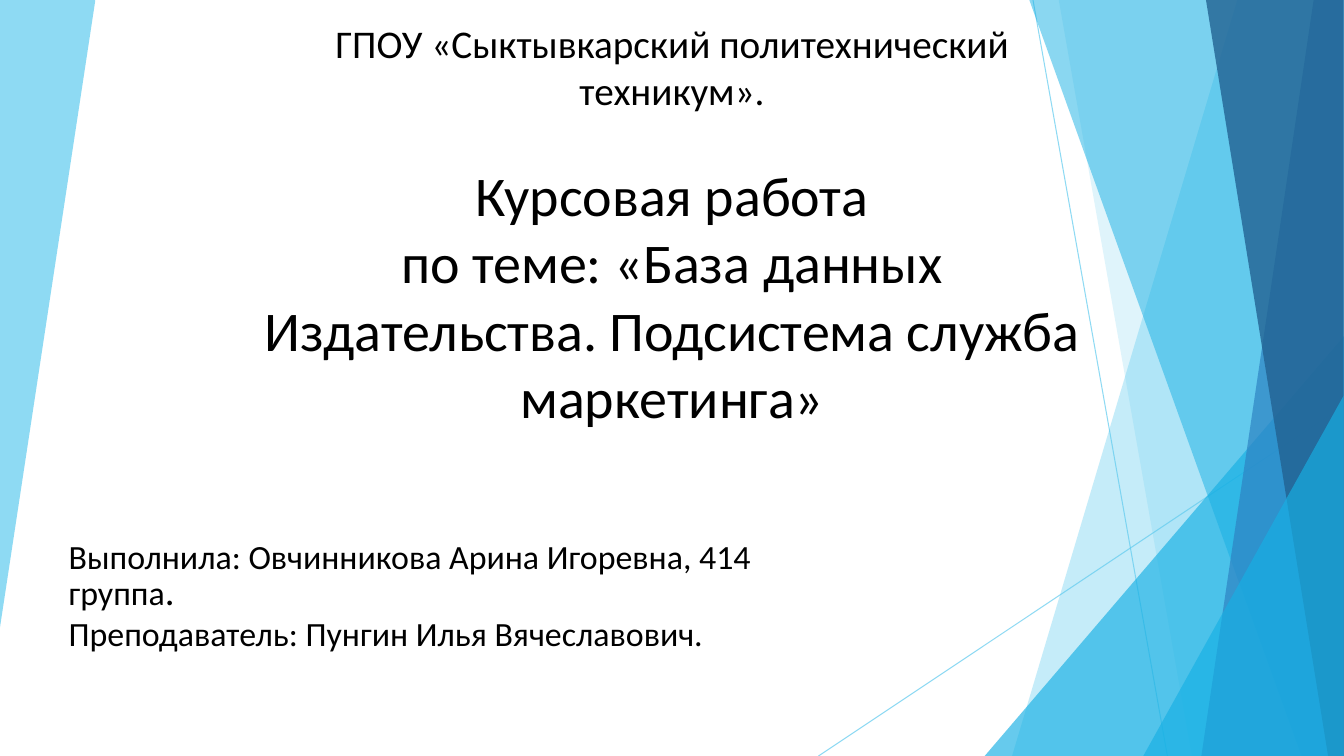
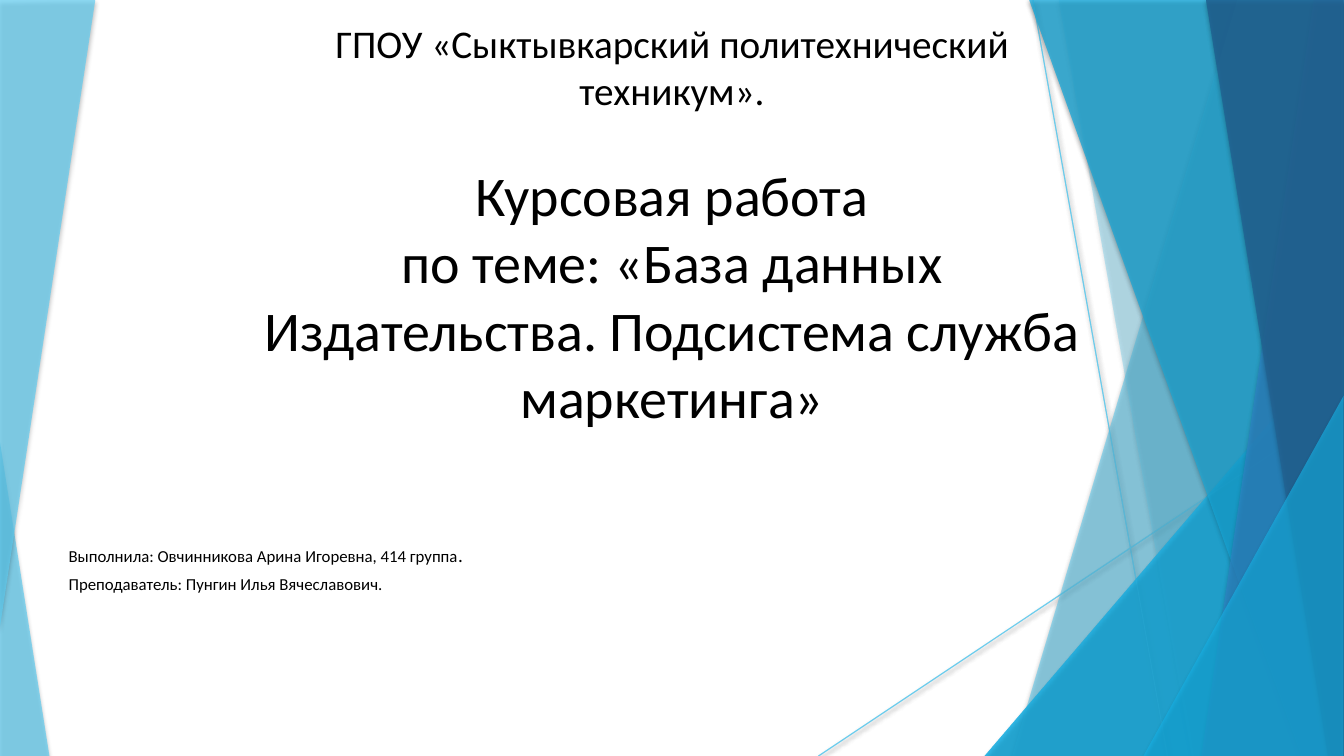
Before and after one commit to arina18ovch/marketing_service, a slide deck: slide 1 of Курсовая работа.pptx. Drawn at 1344x756 pixels with LibreOffice and Linux fonts; fonts in the diff are those of the drawing. Boxes give left, top, right and bottom in pixels: in the first picture for what was removed or moved away, otherwise in the second. Text is boxed around its words. In the diff, an @@ line names an element or a change of style, - is before the commit and + after.

```diff
--- a/Курсовая работа.pptx
+++ b/Курсовая работа.pptx
@@ line (1033, 0) - (1168, 756): stroke #5FCBEF 0.75 pt to #5FCBEF 0.74 pt @@
@@ freeform shape at (1059, 0, 1344, 756): shadow on; outline redrawn @@
@@ line (1344, 406) - (819, 756): stroke #5FCBEF 0.75 pt to #5FCBEF 0.74 pt @@
@@ shadow on in 7 elements at (0, 0, 95, 627), (1012, 0, 1344, 756), (985, 336, 1344, 756), (1029, 0, 1344, 756), (1202, 0, 1344, 756), (1206, 0, 1344, 756), (1143, 396, 1344, 756) @@
@@ group added at (819, 0, 1344, 756): 5 freeform shapes, 2 lines, 2 triangles @@
@@ triangle added at (0, 443, 49, 756), fill #5FCBEF at 70% opacity @@
@@ text "Выполнила: Овчинникова Арина Игоревна, 414 ..." at (69, 551, 458, 593): size 24.2 to 12 pt; size 27.7 to 13.8 pt in "группа."; line spacing 0.8 to 1 @@
```
Also in this commit, not shown: 16 other slides changed, 1 slide added.
